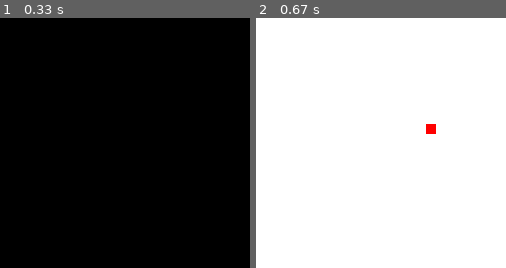
Above: before the commit, frames 1-2 (left to right).
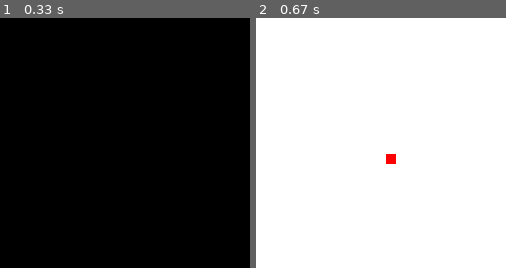
Above: after the commit, the same moments.

Repository: MrGoldSky/Git_yandex
Game: pygame game, started from Project_pygame/main.py
The game is run twice, just before and just after one commit, with the same random seed, the same clock (stepped at 60 frames per second) and the same inputs.
Inputs:
- Up to frame 1 (0.33 s): no input
- Up to frame 2 (0.67 s): tap Enter at 0.33 s
The pictures show only the part of the screen within x 50-100%, y 43-93%; the shares and areas given below are measured in that part.

Frame 1 is identical in both runs. In frame 2, 0.3% of the frame differs, in the area x 52-72%, y 42-59%.

Commit message:
Добавлена генерация нескольких яблок

Diff:
--- a/Project_pygame/main.py
+++ b/Project_pygame/main.py
@@ -2,7 +2,7 @@
 import pygame
 import time
 from time import strftime, gmtime
-from random import randrange
+from random import randint
 import sqlite3
 
 #---Константы---
@@ -25,11 +25,9 @@
     [70, 50]
     ]
 
-apple_position = [
-    randrange(1, (WIDTH // 10)) * 10,
-    randrange(1, (HEIGHT // 10)) * 10
-    ]
+apple = []
 apple_spawn = True
+apple_count = 1
 
 last_direction = "DOWN"
 now_direction = last_direction
@@ -93,7 +91,7 @@
         quit()
     except BaseException as e:
         print("Ошибка конца игры")
-        print("e")
+        print(e)
 
 
 #---Подключение к базе данных---
@@ -123,12 +121,21 @@
         print(e)
 
 
+#---Генерация яблок---
+def apple_generate():
+    apple.append([
+        randint(1, (WIDTH // 10)) * 10,
+        randint(1, (HEIGHT // 10)) * 10
+        ])
+
+
 #---Ранер---
 if __name__ == "__main__":
     pygame.init()
     screen = pygame.display.set_mode((WIDTH, HEIGHT))
     pygame.display.set_caption("Змейка")
     game_clock = pygame.time.Clock()
+    apple_generate()
 
     new_game()
 
@@ -170,25 +177,31 @@
                 snake_position[0] += 10
             snake.insert(0, list(snake_position))
 
-            #---Поедание яблок, ускорение змейки---
-            if snake_position[0] == apple_position[0] and snake_position[1] == apple_position[1]:
-                score += 1
-                apple_spawn = False
-                snake_speed += 0.2
-            else:
+            #---Поедание яблок, ускорение змейки, добавление количества яблок---
+            add_len = False
+            for apple_position in apple:
+                if snake_position[0] == apple_position[0] and snake_position[1] == apple_position[1]:
+                    score += 1
+                    apple_spawn = False
+                    snake_speed += 0.2
+                    apple_count += 1
+                    add_len = True
+                    del apple[apple.index(apple_position)]
+            if not add_len:
                 snake.pop()
 
             if not apple_spawn:
-                apple_position = [
-                    randrange(1, (WIDTH // 10)) * 10,
-                    randrange(1, (HEIGHT // 10)) * 10
-                ]
+                for count in range(apple_count):
+                    apple_generate()
             apple_spawn = True
             screen.fill(white)
 
-            #---Отрисовка змейки, яблок---
+            #---Отрисовка змейки---
             for position in snake:
                 pygame.draw.rect(screen, collor_snake, pygame.Rect(position[0], position[1], 10, 10))
+
+            #---Отрисовка яблок---
+            for apple_position in apple:
                 pygame.draw.rect(screen, collor_apple, pygame.Rect(apple_position[0], apple_position[1], 10, 10))
 
             #---Проверка границ---
@@ -205,5 +218,5 @@
             game_clock.tick(snake_speed)
     except BaseException as e:
         print("Ошибка в главном цикле")
-        print("e")
+        print(e)
     pygame.quit()
--- a/Project_pygame/snake.py
+++ /dev/null
@@ -1,3 +0,0 @@
-class Snake():
-
-    def __init__(self):
Not shown, added: .gitignore
